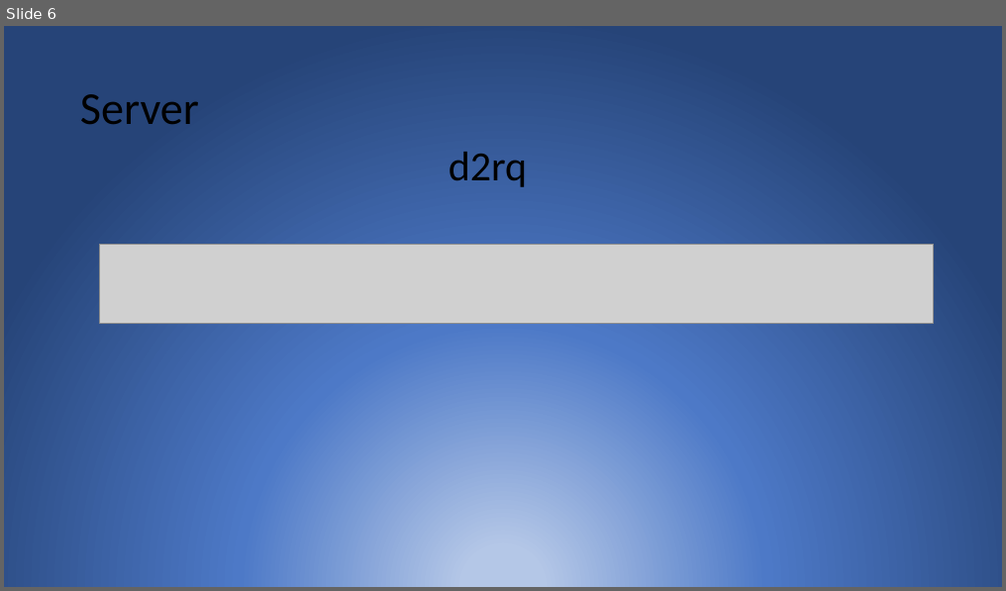
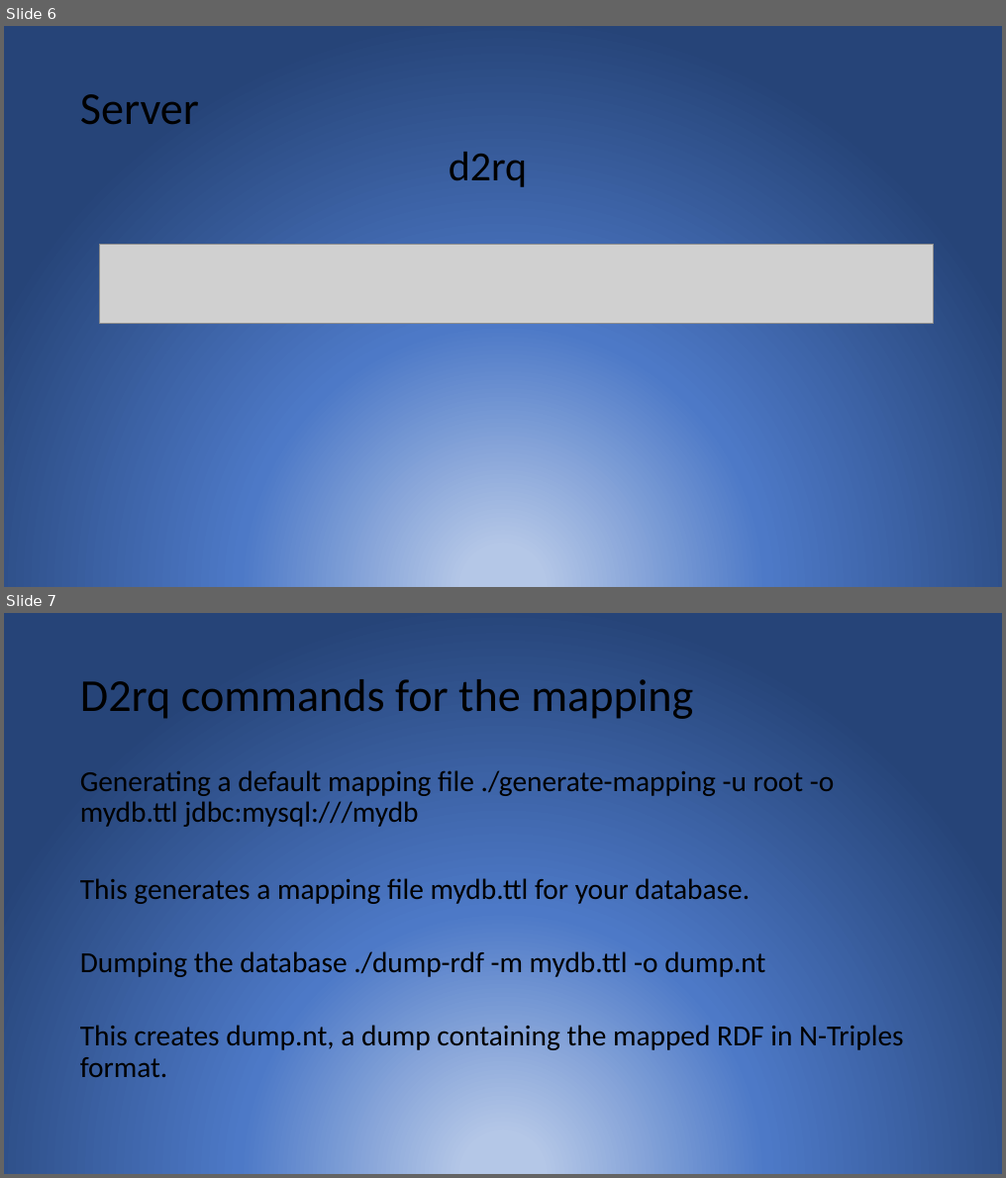
Before and after one commit to tperale/006154-OpenInformationSystem, a slide deck: presentation.pptx. Shown one above the other, each under a label of ours: slide 6 before the commit, slides 6 and 7 after it. The pictures are 1006x591 and 1006x1178 pixels, drawn with LibreOffice and Linux fonts; fonts in the diff are those of the drawing; grey boxes stand for pictures. Boxes give left, top, right and bottom in pixels: in the first picture for what was removed or moved away, otherwise in the second. Text is boxed around its words. In the diff, an @@ line names an element or a change of style, - is before the commit and + after.

```diff
--- a/presentation.pptx
+++ b/presentation.pptx
@@ slide 7 added at [4,613,1002,1174], background gradient #B4C7E7 to #4D79C7 to #264478 @@
@@ title added at [80,679,693,719], 44 pt, text #000000 @@
+D2rq commands for the mapping
@@ text added at [80,770,904,1077], 28 pt, text #000000 @@
+Generating a default mapping file ./generate-mapping -u root -o mydb.ttl jdbc:mysql:///mydb
+This generates a mapping file mydb.ttl for your database.
+Dumping the database ./dump-rdf -m mydb.ttl -o dump.nt
+This creates dump.nt, a dump containing the mapped RDF in N-Triples format.
```
Also in this commit, not shown: 1 slide removed.
